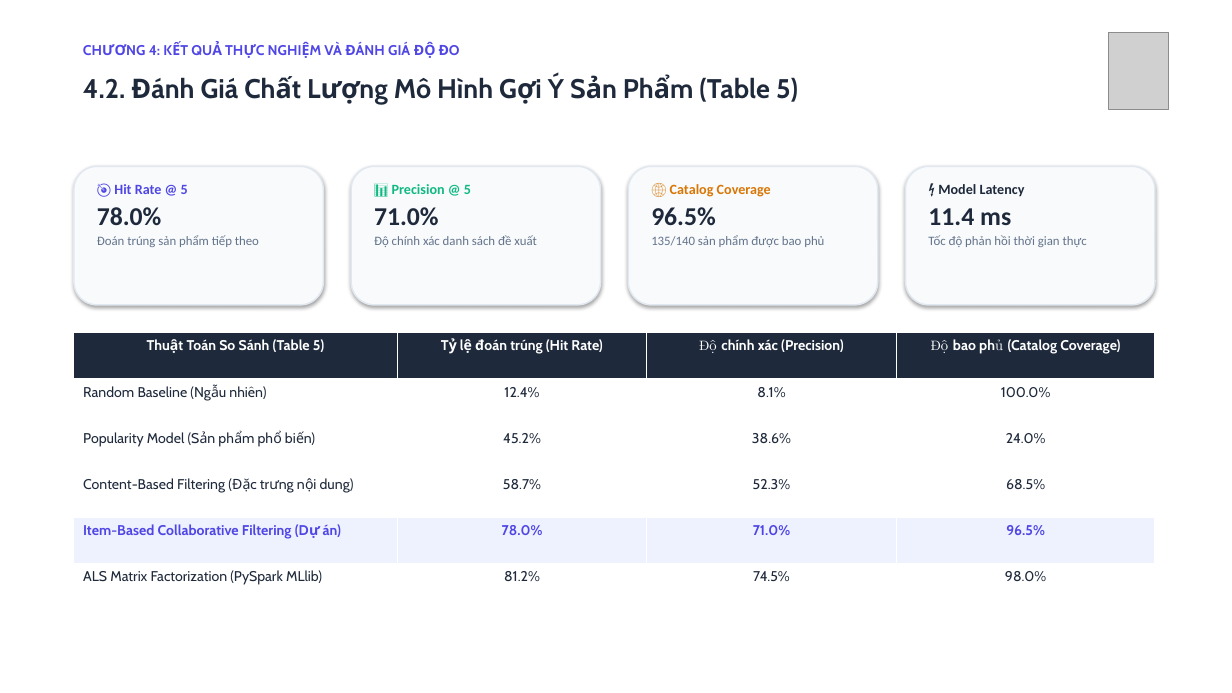
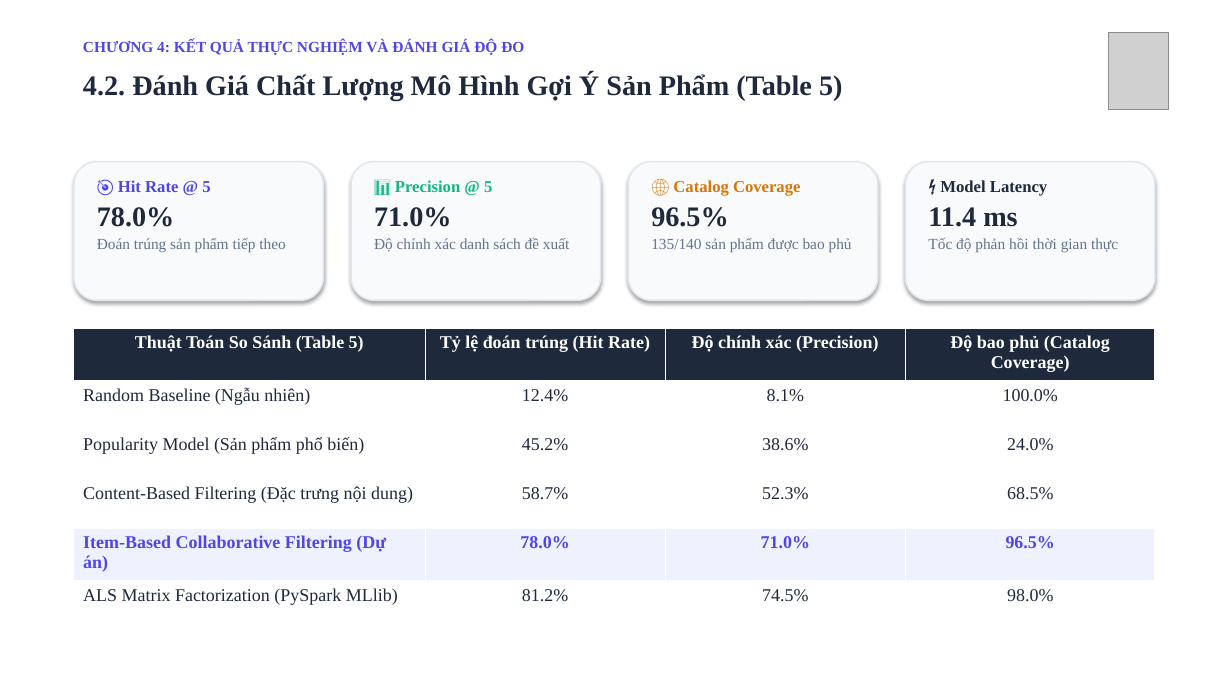
Before and after one commit to linhle100905/real-time-retail-analytics-platform, a slide deck: slide 11 of docs/Bao_Cao_Thuyet_Trinh_Do_An_Full.pptx. Drawn at 1232x693 pixels with LibreOffice and Linux fonts; fonts in the diff are those of the drawing; grey boxes stand for pictures. Boxes give left, top, right and bottom in pixels: in the first picture for what was removed or moved away, otherwise in the second. Text is boxed around its words. In the diff, an @@ line names an element or a change of style, - is before the commit and + after.

Commit message:
docs: standardize all presentation slides with Times New Roman font (content 15pt, titles 22pt)

```diff
--- a/docs/Bao_Cao_Thuyet_Trinh_Do_An_Full.pptx
+++ b/docs/Bao_Cao_Thuyet_Trinh_Do_An_Full.pptx
@@ text "CHƯƠNG 4: KẾT QUẢ THỰC ..." at (83,40,524,55): size 11 to 12 pt, font Cabin to Times New Roman @@
@@ text "4.2. Đánh Giá Chất Lượng ..." at (83,73,842,100): size 21 to 22 pt, font Cabin to Times New Roman @@
@@ text "🎯 Hit Rate @ 5" at (97,180,285,253): size 11 to 13 pt in "🎯 Hit Rate @ 5"; font Calibri to Times New Roman; size 20 to 22 pt in "78.0%"; size 10 to 12 pt in "Đoán trúng sản phẩm tiếp theo" @@
@@ text "📊 Precision @ 5" at (374,180,569,252): size 11 to 13 pt in "📊 Precision @ 5"; font Calibri to Times New Roman; size 20 to 22 pt in "71.0%"; size 10 to 12 pt in "Độ chính xác danh sách đề xuất" @@
@@ text "🌐 Catalog Coverage" at (651,180,852,252): size 11 to 13 pt in "🌐 Catalog Coverage"; font Calibri to Times New Roman; size 20 to 22 pt in "96.5%"; size 10 to 12 pt in "135/140 sản phẩm được bao phủ" @@
@@ 4 rounded rectangles: place and size @@
-4 rounded rectangles at (74,166,1155,305)
+4 rounded rectangles at (74,162,1155,300)
@@ text "⚡ Model Latency" at (928,180,1118,253): size 11 to 13 pt in "⚡ Model Latency"; font Calibri to Times New Roman; size 20 to 22 pt in "11.4 ms"; size 10 to 12 pt in "Tốc độ phản hồi thời gian thực" @@
@@ table at (74,328,1155,624) @@
@@ size 11 to 14 pt, font Cabin to Times New Roman @@
@@ table: place and size @@
-table at (74,333,1155,610)
+table at (74,328,1155,624)
```
Also in this commit, not shown: 12 other slides changed.
